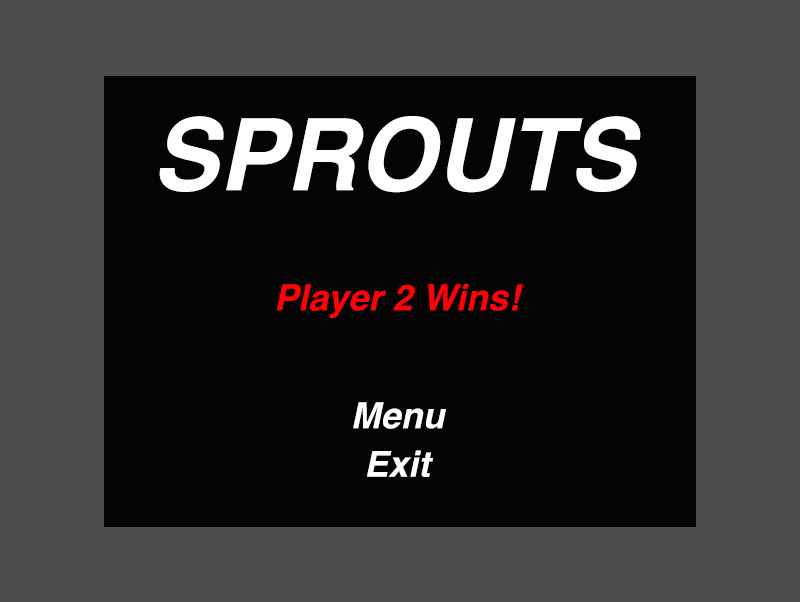
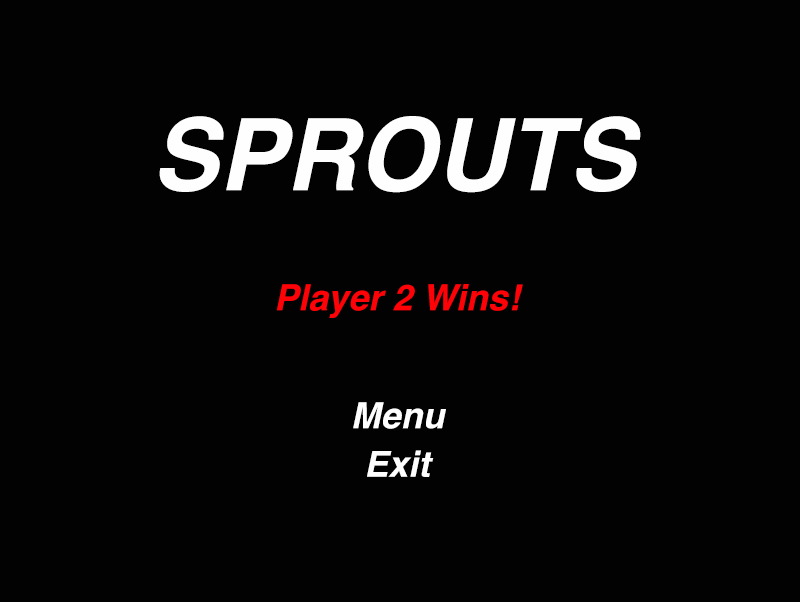
Layered file, before and after one edit (800 × 602). Changes by layer:
removed layer "Layer 2" over left=104, top=76, right=696, bottom=527
"Layer 1": opacity 70% → 100% over left=0, top=0, right=800, bottom=602
